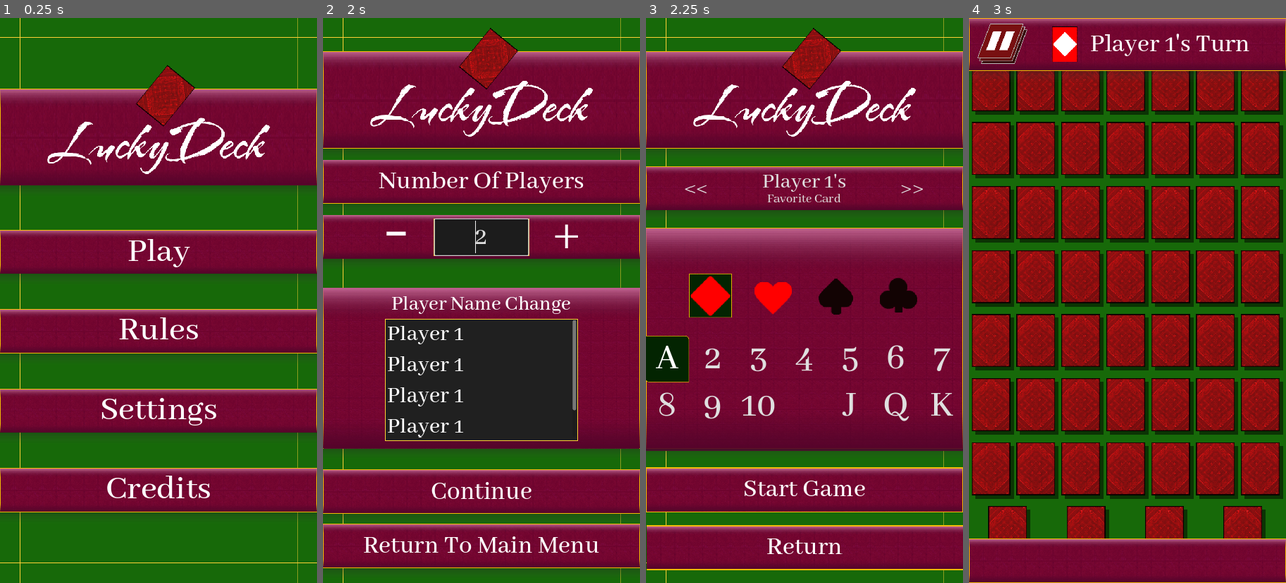
Above: before the commit, frames 1-4 (left to right).
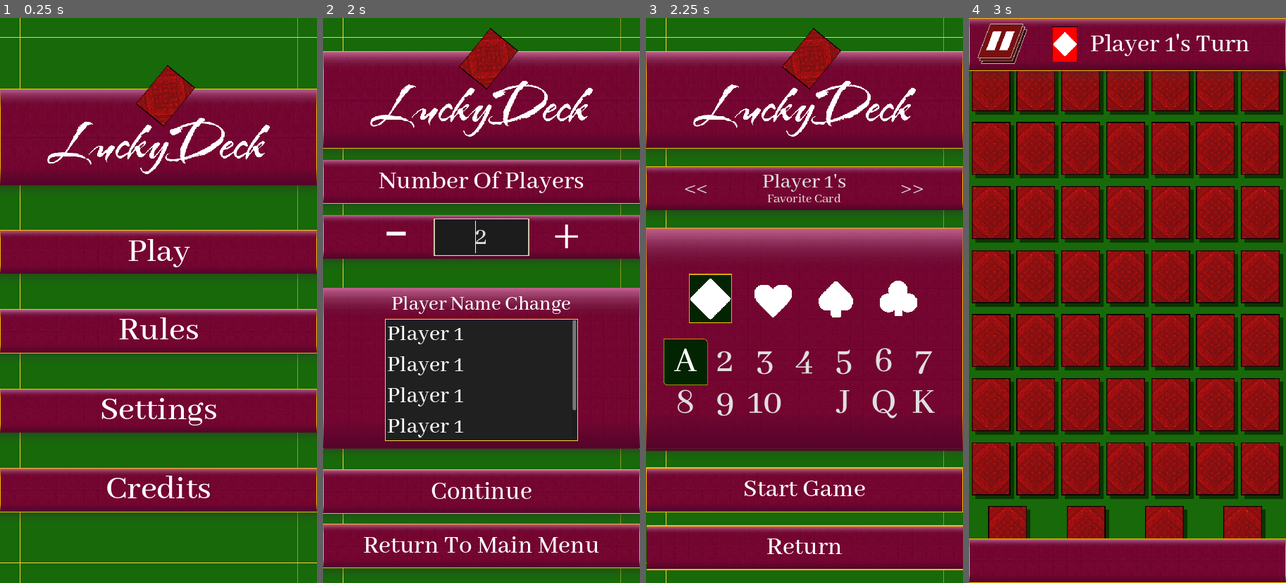
Above: after the commit, the same moments.

Repository: Yavuz7/LuckyDeck
Game: Godot game, scene res://Scripts/main_menu.tscn
The game is run twice, just before and just after one commit, with the same random seed, the same clock (stepped at 60 frames per second) and the same inputs.
Inputs:
- Up to frame 1 (0.25 s): no input
- Up to frame 2 (2 s): click "Play" at 0.5 s; click "Play" at 1.25 s
- Up to frame 3 (2.25 s): click "Continue" at 2 s
- Up to frame 4 (3 s): click "Start Game" at 2.75 s

Frames 1-2 are identical in both runs. In frame 3, 5.6% of the frame differs, in the area x 0-97%, y 45-72%; in frame 4, nothing differs.

Commit message:
Changed favorite symbol selection for consistency

Diff:
--- a/Menus/player_favorite_card_menu.tscn
+++ b/Menus/player_favorite_card_menu.tscn
@@ -7,17 +7,17 @@
 [ext_resource type="PackedScene" uid="uid://cvgijvugy7wxe" path="res://assets/button_scene.tscn" id="5_ih1l5"]
 [ext_resource type="Texture2D" uid="uid://bgmppv2cfhcf6" path="res://assets/Images/luckydecklogo.png" id="6_8r48o"]
 [ext_resource type="Texture2D" uid="uid://dpqbxplhq7uc" path="res://assets/Images/bigArea.png" id="7_eqpu7"]
-[ext_resource type="Texture2D" uid="uid://bn0gycc1c1c4q" path="res://assets/Images/cardIconsForSelection/icons0000.png" id="8_ya2cn"]
-[ext_resource type="Texture2D" uid="uid://ct4qc5mx2hkcq" path="res://assets/Images/cardIconsForSelection/iconsselected0000.png" id="9_cgfth"]
-[ext_resource type="Texture2D" uid="uid://dyd1bindyimtm" path="res://assets/Images/cardIconsForSelection/icons0013.png" id="10_xlu7g"]
-[ext_resource type="Texture2D" uid="uid://d4fq3wahhb1ue" path="res://assets/Images/cardIconsForSelection/iconsselected0013.png" id="11_jx3oa"]
+[ext_resource type="Texture2D" uid="uid://su1ywooxqt4b" path="res://assets/Images/cardIconsForSelection/icons20000.png" id="8_p3tyu"]
+[ext_resource type="Texture2D" uid="uid://dbnq3ig2hsat3" path="res://assets/Images/cardIconsForSelection/icons2selected0000.png" id="9_moe36"]
+[ext_resource type="Texture2D" uid="uid://b8mqyx1grtyit" path="res://assets/Images/cardIconsForSelection/icons20013.png" id="10_wb6tl"]
+[ext_resource type="Texture2D" uid="uid://4s76dwwls6d7" path="res://assets/Images/cardIconsForSelection/icons2selected0013.png" id="11_lfx5p"]
 [ext_resource type="StyleBox" uid="uid://c2ji6gf4rscq" path="res://assets/style/buttonSelectBox.tres" id="12_0eglg"]
-[ext_resource type="Texture2D" uid="uid://cfhur00cwg283" path="res://assets/Images/cardIconsForSelection/icons0026.png" id="12_h3pts"]
-[ext_resource type="Texture2D" uid="uid://dymagdpy1k10x" path="res://assets/Images/cardIconsForSelection/iconsselected0026.png" id="13_7caub"]
+[ext_resource type="Texture2D" uid="uid://tcq0oj2xa7p2" path="res://assets/Images/cardIconsForSelection/icons20026.png" id="12_m5gx5"]
 [ext_resource type="Theme" uid="uid://brkyelj36ne10" path="res://Scripts/maintheme.tres" id="13_oxe6j"]
+[ext_resource type="Texture2D" uid="uid://ixravijkvepn" path="res://assets/Images/cardIconsForSelection/icons2selected0026.png" id="13_yqm3s"]
 [ext_resource type="Texture2D" uid="uid://dsyec6g04gdst" path="res://assets/Images/Buttons/buttonhighlights.svg" id="14_0v47k"]
-[ext_resource type="Texture2D" uid="uid://dahtqc12bn4jb" path="res://assets/Images/cardIconsForSelection/icons0039.png" id="14_f26yk"]
-[ext_resource type="Texture2D" uid="uid://csbg6km7e1tju" path="res://assets/Images/cardIconsForSelection/iconsselected0039.png" id="15_2ui41"]
+[ext_resource type="Texture2D" uid="uid://c8vd5n4mc2rxr" path="res://assets/Images/cardIconsForSelection/icons20039.png" id="14_ndv5r"]
+[ext_resource type="Texture2D" uid="uid://jve8pplv17wf" path="res://assets/Images/cardIconsForSelection/icons2selected0039.png" id="15_a0o1g"]
 [ext_resource type="Texture2D" uid="uid://bfv4r7hwpte2q" path="res://assets/Images/buttonpattern2.png" id="15_kwy4t"]
 
 [sub_resource type="StyleBoxEmpty" id="StyleBoxEmpty_oongi"]
@@ -205,29 +205,29 @@
 toggle_mode = true
 button_pressed = true
 button_group = ExtResource("2_7fcjv")
-texture_normal = ExtResource("8_ya2cn")
-texture_pressed = ExtResource("9_cgfth")
+texture_normal = ExtResource("8_p3tyu")
+texture_pressed = ExtResource("9_moe36")
 
 [node name="Heart" type="TextureButton" parent="mainLayoutCredits/SelectionBox/cardSelection/VBoxContainer/Suit Selection/HBoxContainer"]
 layout_mode = 2
 toggle_mode = true
 button_group = ExtResource("2_7fcjv")
-texture_normal = ExtResource("10_xlu7g")
-texture_pressed = ExtResource("11_jx3oa")
+texture_normal = ExtResource("10_wb6tl")
+texture_pressed = ExtResource("11_lfx5p")
 
 [node name="Spade" type="TextureButton" parent="mainLayoutCredits/SelectionBox/cardSelection/VBoxContainer/Suit Selection/HBoxContainer"]
 layout_mode = 2
 toggle_mode = true
 button_group = ExtResource("2_7fcjv")
-texture_normal = ExtResource("12_h3pts")
-texture_pressed = ExtResource("13_7caub")
+texture_normal = ExtResource("12_m5gx5")
+texture_pressed = ExtResource("13_yqm3s")
 
 [node name="Club" type="TextureButton" parent="mainLayoutCredits/SelectionBox/cardSelection/VBoxContainer/Suit Selection/HBoxContainer"]
 layout_mode = 2
 toggle_mode = true
 button_group = ExtResource("2_7fcjv")
-texture_normal = ExtResource("14_f26yk")
-texture_pressed = ExtResource("15_2ui41")
+texture_normal = ExtResource("14_ndv5r")
+texture_pressed = ExtResource("15_a0o1g")
 
 [node name="MarginContainer" type="MarginContainer" parent="mainLayoutCredits/SelectionBox/cardSelection/VBoxContainer"]
 layout_mode = 2
@@ -242,6 +242,8 @@
 
 [node name="values" type="GridContainer" parent="mainLayoutCredits/SelectionBox/cardSelection/VBoxContainer/MarginContainer/HBoxContainer"]
 layout_mode = 2
+theme_override_constants/h_separation = -10
+theme_override_constants/v_separation = -10
 columns = 7
 
 [node name="1" type="Button" parent="mainLayoutCredits/SelectionBox/cardSelection/VBoxContainer/MarginContainer/HBoxContainer/values"]
Binary file removed: assets/Images/cardIconsForSelection/icons0000.png
Not shown, removed: assets/Images/cardIconsForSelection/icons0000.png.import
Binary file removed: assets/Images/cardIconsForSelection/icons0013.png
Binary file removed: assets/Images/cardIconsForSelection/icons0026.png
Binary file removed: assets/Images/cardIconsForSelection/icons0039.png
Binary file removed: assets/Images/cardIconsForSelection/icons0053.png
Binary file added: assets/Images/cardIconsForSelection/icons20000.png
Not shown, changed: assets/Images/cardIconsForSelection/icons20000.png.import
Binary file added: assets/Images/cardIconsForSelection/icons20013.png
Not shown, changed: assets/Images/cardIconsForSelection/icons20013.png.import
Binary file added: assets/Images/cardIconsForSelection/icons20026.png
Not shown, changed: assets/Images/cardIconsForSelection/icons20026.png.import
(and 16 more such lines)
